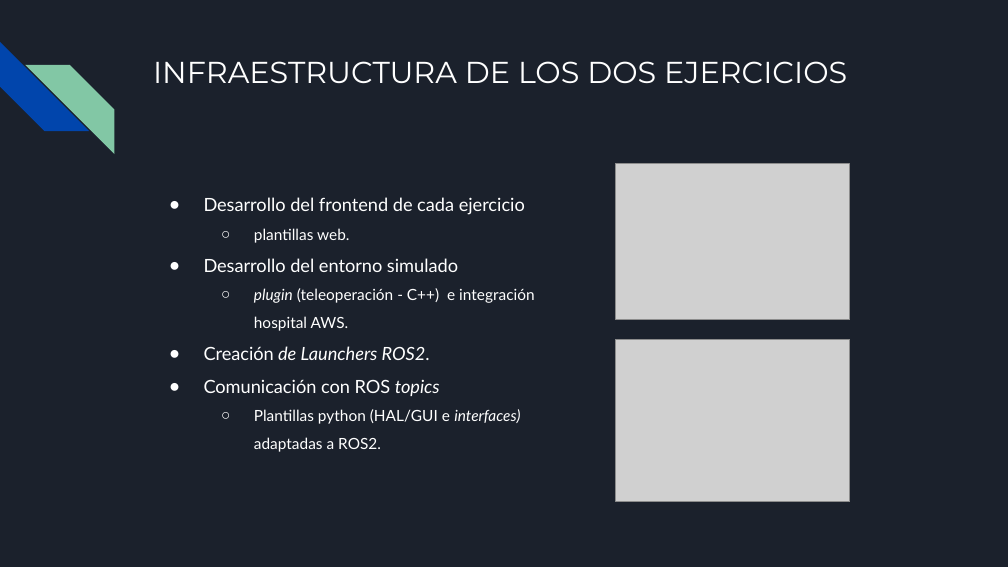
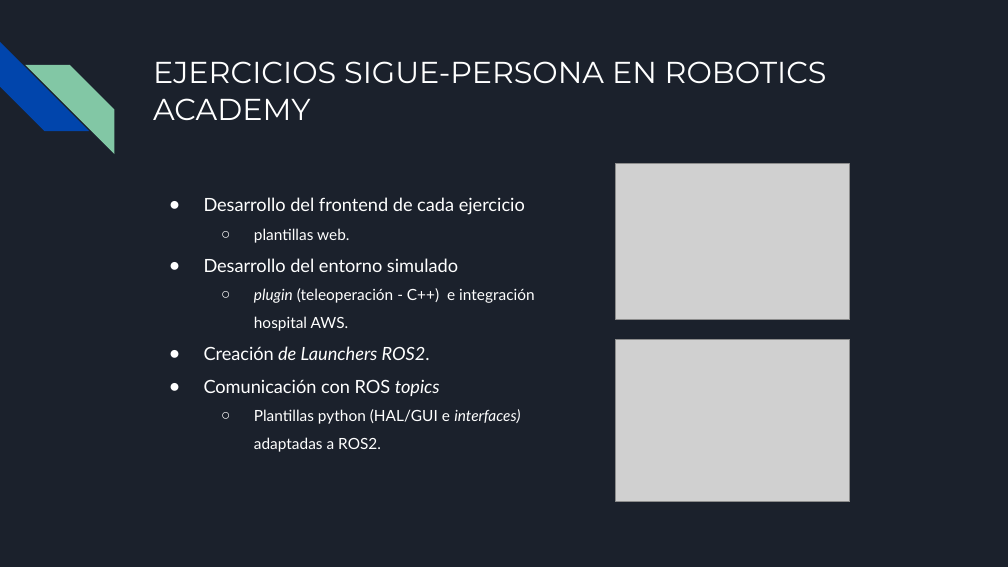
Before and after one commit to RoboticsLabURJC/2021-tfg-carlos-caminero, a slide deck: slide 9 of presentacion/presentacion.pptx. Drawn at 1008x567 pixels with LibreOffice and Linux fonts; fonts in the diff are those of the drawing; grey boxes stand for pictures. Boxes give left, top, right and bottom in pixels: in the first picture for what was removed or moved away, otherwise in the second. Text is boxed around its words. In the diff, an @@ line names an element or a change of style, - is before the commit and + after.

```diff
--- a/presentacion/presentacion.pptx
+++ b/presentacion/presentacion.pptx
@@ title at (x1=153, y1=61, x2=827, y2=120): text changed @@
-INFRAESTRUCTURA DE LOS DOS EJERCICIOS
+EJERCICIOS SIGUE-PERSONA EN ROBOTICS ACADEMY
```
Also in this commit, not shown: 8 other slides changed, 1 other file.
